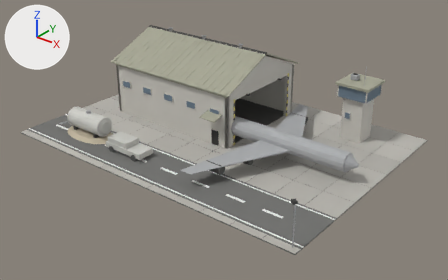
The glTF model art/models/b_tankerbase.glb as it was, and as the next commit left it.
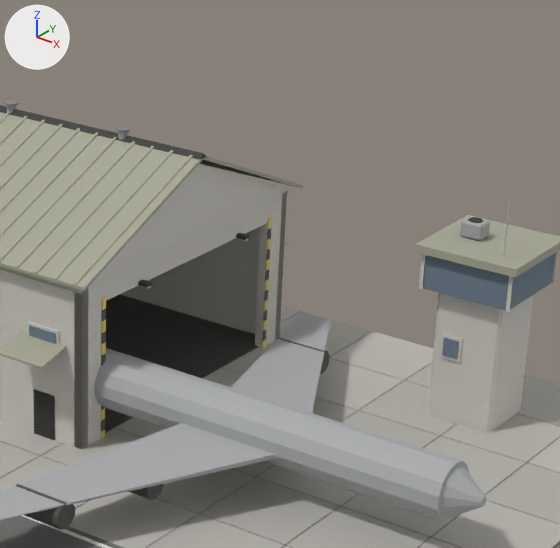
Each version appears first whole from a 50 mm camera at (47.1, -58.3, 35.8) aimed at (1.8, -1.7, 0.7), and next in a close-up on the part from 45% to 85% of the width and 1% to 65% of the height. Every picture has the same lights, and +X, +Y and +Z are marked at upper left. The last two pictures show the newer version.

The older version as bpy lines, for what is in view:
```python
me_hull = bpy.data.meshes.new('hull')
me_hull.from_pydata(...)  # 2209 vertices, 3686 faces; spans x -22.0..22.0, y -16.0..16.0, z 0.0..11.4
me_hull.materials.append(mat_concrete)
me_hull.materials.append(mat_asphalt)
me_hull.materials.append(mat_white)
me_hull.materials.append(mat_dark)
me_hull.materials.append(mat_body)
me_hull.materials.append(mat_glass)
me_hull.materials.append(mat_metal)
me_hull.materials.append(mat_warn)
me_hull.materials.append(mat_sand)
me_hull.materials.append(mat_tank)
ob_hull = bpy.data.objects.new('hull', me_hull)
ob_hull.location = (0.0, 0.0, 0.0)
```
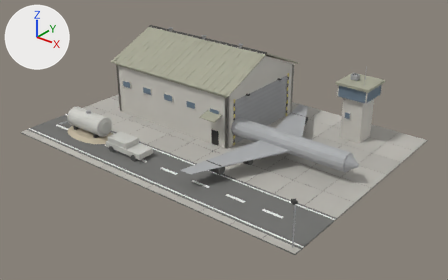
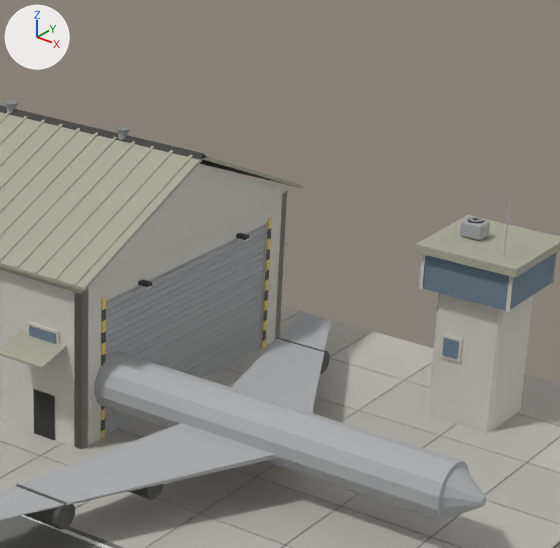
Where the change shows, as pixel boxes (x1, y1, x2, y2) in the close-ups (560 x 548 px):
'door', added: after (105, 224, 265, 435)

The change, as a list of edits to the scene's bpy script:
```text
Add me_door:
    me_door.from_pydata(...)  # 168 vertices, 252 faces; spans x 2.82..2.9, y -0.98..10.98, z 0.11..6.39
    me_door.materials.append(mat_metal)
Add ob_door:
    ob_door = bpy.data.objects.new('door', me_door)
    ob_door.location = (0.0, 0.0, 0.0)
```
